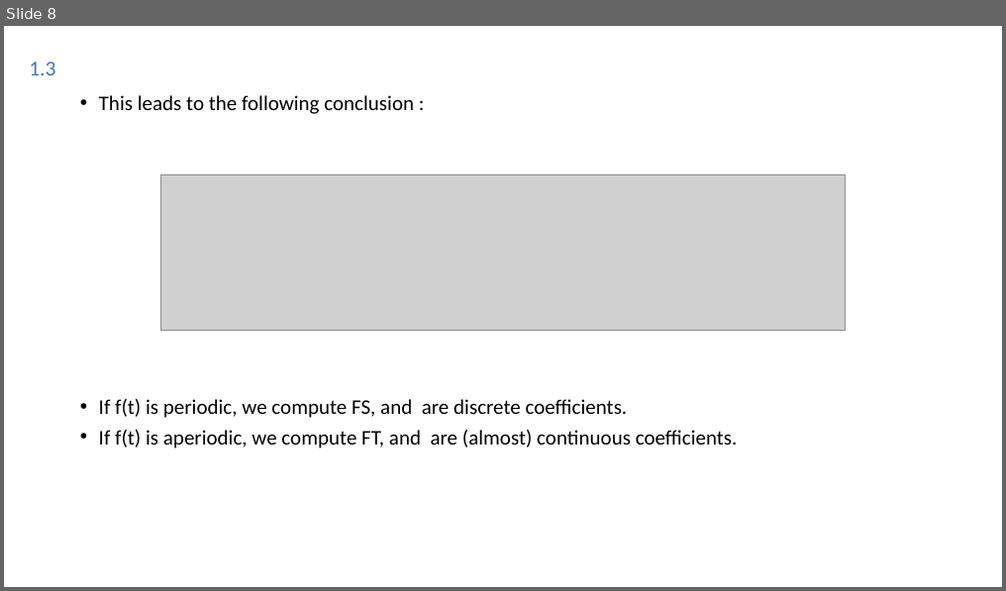
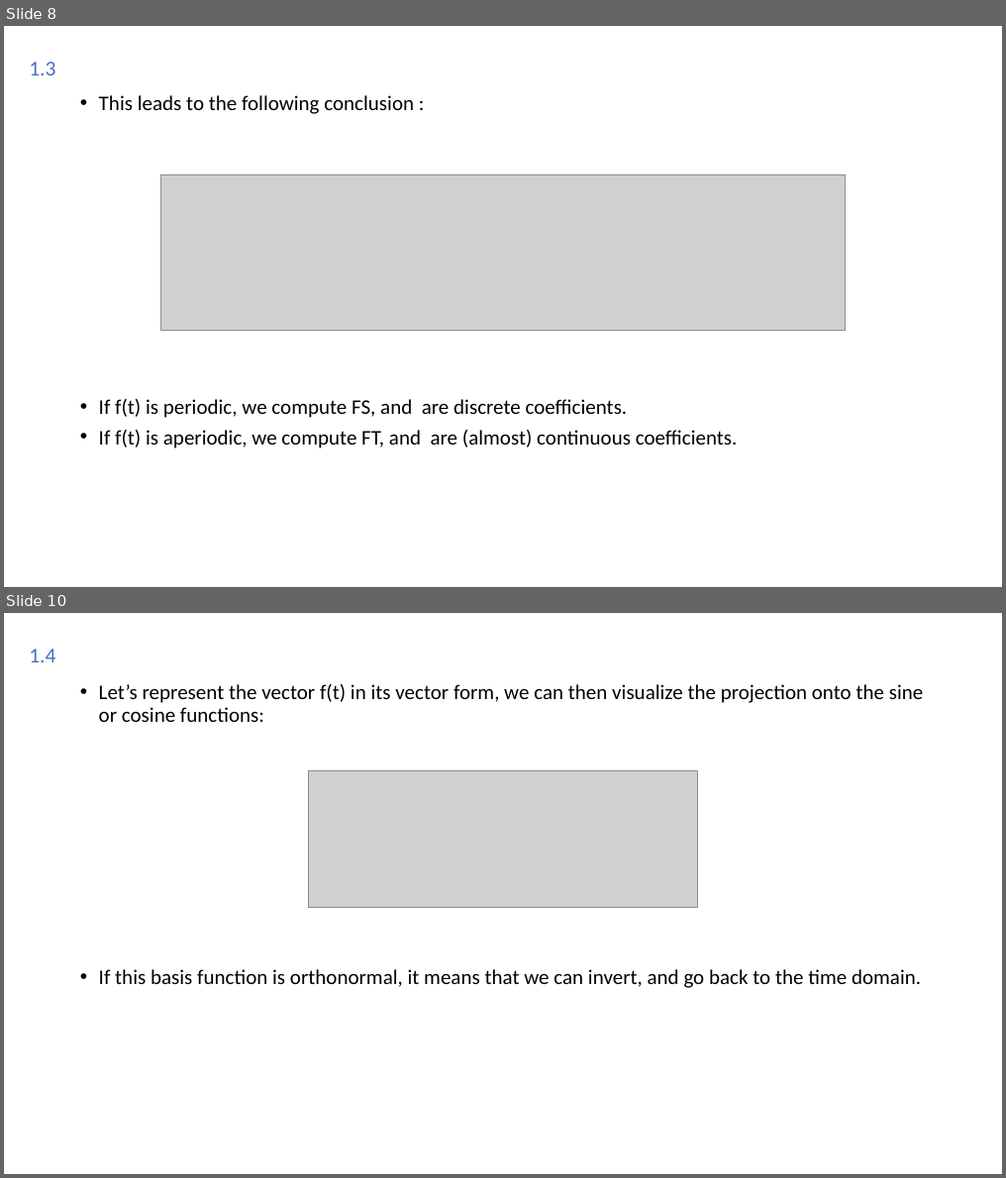
Before and after one commit to Joao-Quinta/Uni3eme_2, a slide deck: imagerieNumerique/Imagerie numérique.odp. Shown one above the other, each under a label of ours: slide 8 before the commit, slides 8 and 10 after it; the slides between them are not shown. The pictures are 1006x591 and 1006x1178 pixels, drawn with LibreOffice and Linux fonts; fonts in the diff are those of the drawing; grey boxes stand for pictures. Boxes give left, top, right and bottom in pixels: in the first picture for what was removed or moved away, otherwise in the second. Text is boxed around its words. In the diff, an @@ line names an element or a change of style, - is before the commit and + after.

```diff
--- a/imagerieNumerique/Imagerie numérique.odp
+++ b/imagerieNumerique/Imagerie numérique.odp
@@ slide 10 added at box(4, 613, 1002, 1174), background #FFFFFF @@
@@ text added at box(29, 649, 55, 663), 20.4 pt, text #4472C4 @@
+1.4
@@ text added at box(99, 684, 924, 988), 20 pt, text #000000 @@
+• Let’s represent the vector f(t) in its vector form, we can then visualize the projection onto the sine or cosine functions:
+• If this basis function is orthonormal, it means that we can invert, and go back to the time domain.
@@ picture added at box(309, 770, 697, 907) @@
```
Also in this commit, not shown: 3 slides changed, 3 other slides added, 3 other files.
